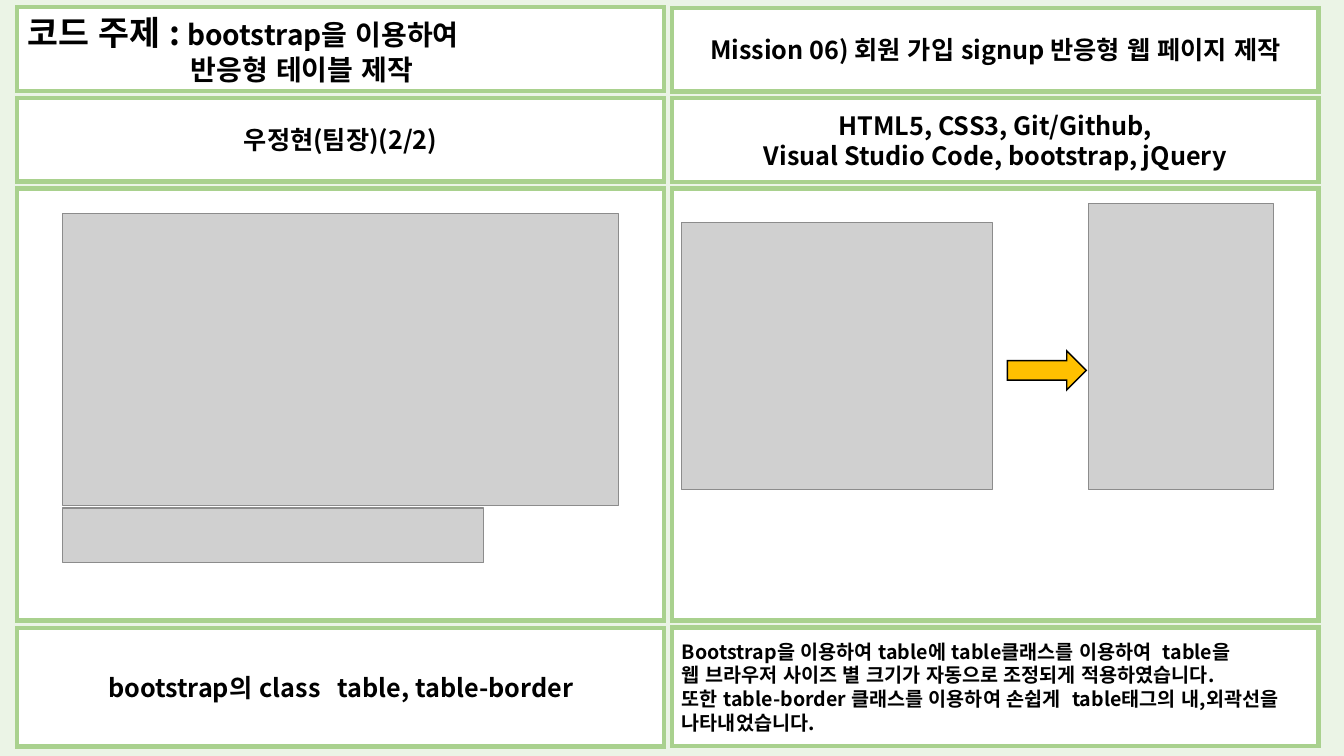
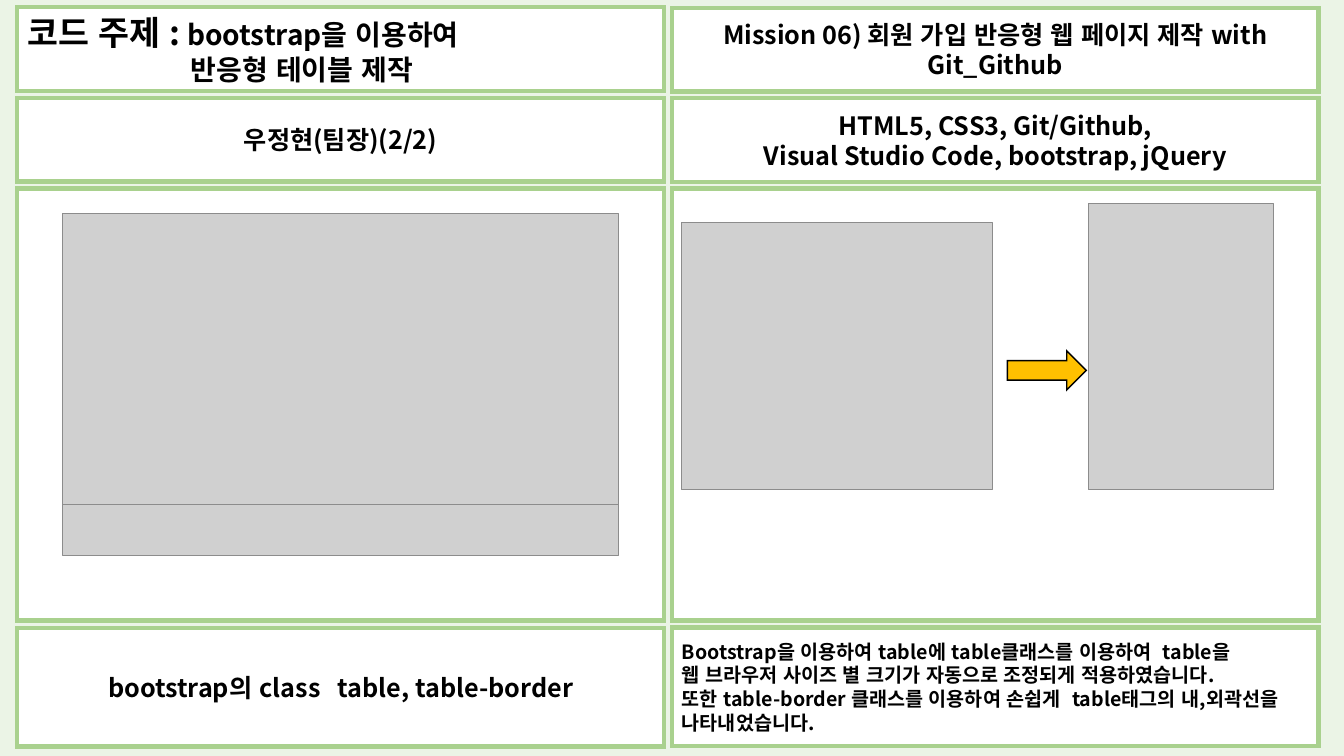
Before and after one commit to qufdbsk/Mission06_Study4Team, a slide deck: slide 2 of Jeonghyun_CodeReview.pptx. Drawn at 1344x756 pixels with LibreOffice and Linux fonts; fonts in the diff are those of the drawing; grey boxes stand for pictures. Boxes give left, top, right and bottom in pixels: in the first picture for what was removed or moved away, otherwise in the second. Text is boxed around its words. In the diff, an @@ line names an element or a change of style, - is before the commit and + after.

```diff
--- a/Jeonghyun_CodeReview.pptx
+++ b/Jeonghyun_CodeReview.pptx
@@ text in rectangle at bbox=[723, 22, 1267, 78]: text changed @@
-Mission 06) 회원 가입 signup 반응형 웹 페이지 제작
+Mission 06) 회원 가입 반응형 웹 페이지 제작 with Git_Github
@@ picture: place and size @@
-picture at bbox=[63, 508, 484, 563]
+picture at bbox=[63, 505, 618, 556]
```
Also in this commit, not shown: 1 other slide changed, 3 other files.
